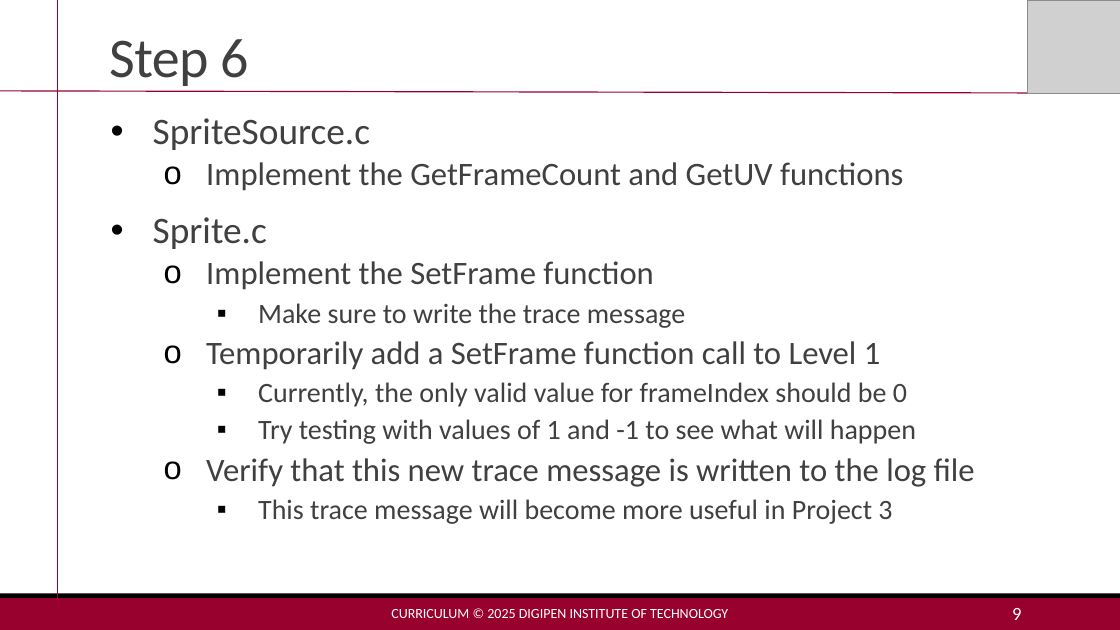
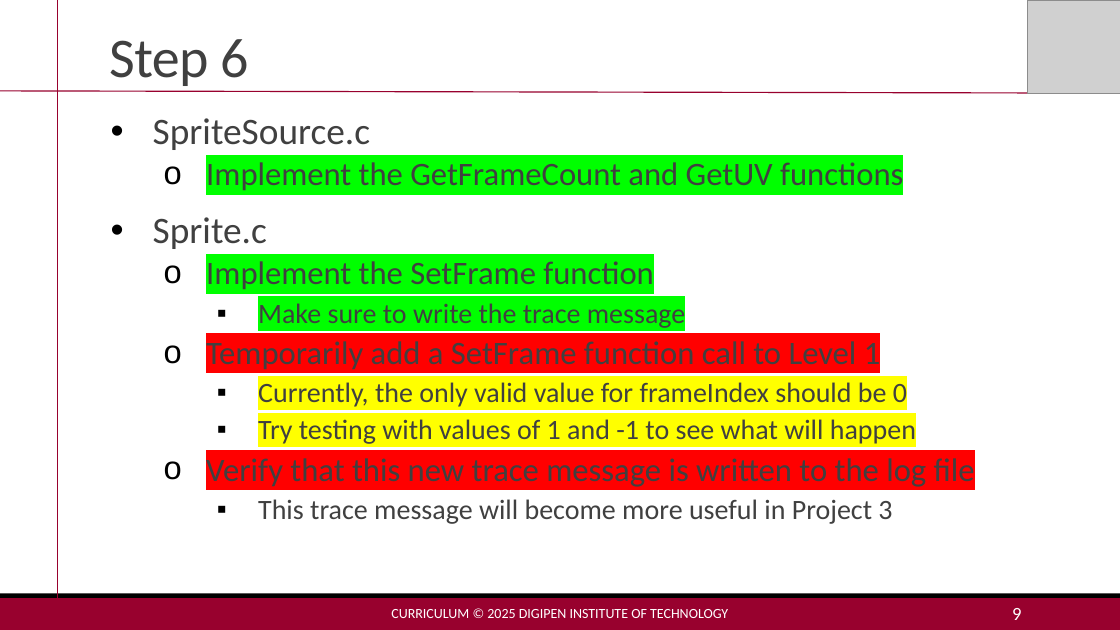
Before and after one commit to MakoJBryant/cs-230-project-game-engine, a slide deck: slide 9 of Project2-Lecture.pptx. Drawn at 1120x630 pixels with LibreOffice and Linux fonts; fonts in the diff are those of the drawing; grey boxes stand for pictures. Boxes give left, top, right and bottom in pixels: in the first picture for what was removed or moved away, otherwise in the second. Text is boxed around its words. In the diff, an @@ line names an element or a change of style, - is before the commit and + after.

```diff
--- a/Project2-Lecture.pptx
+++ b/Project2-Lecture.pptx
@@ text at <box>206,162,975,487</box>: highlight none to #00FF00 in "Implement the GetFrameCount and GetUV functions", "Implement the SetFrame function", "Make sure to write the trace message"; highlight none to #FF0000 in "Temporarily add a SetFrame function call to ...", "Verify that this new trace message is ..."; highlight none to #FFFF00 in "Currently, the only valid value for frameIndex ...", "Try testing with values of 1 and ..." @@
```
Also in this commit, not shown: 3 other slides changed, 4 other files.
